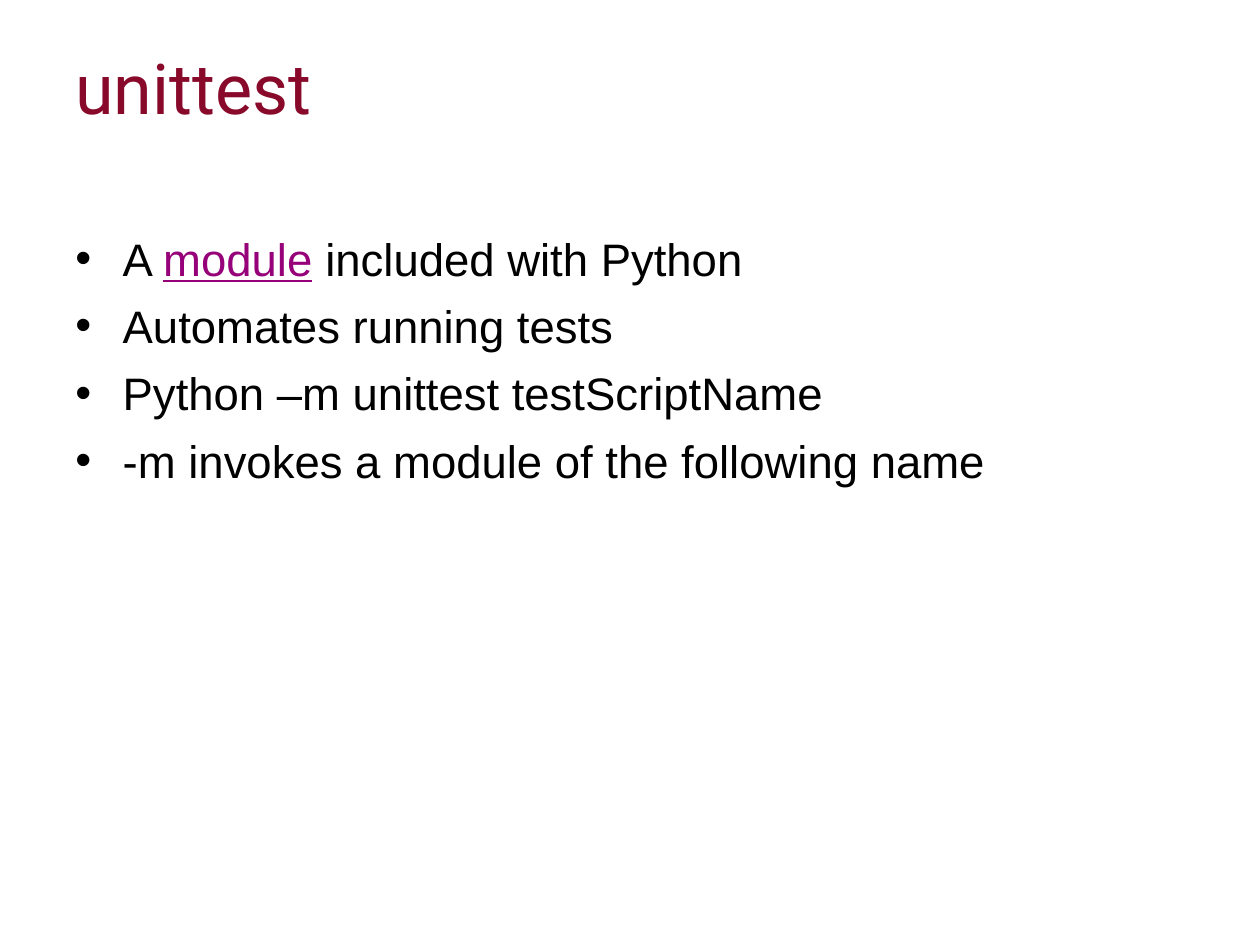
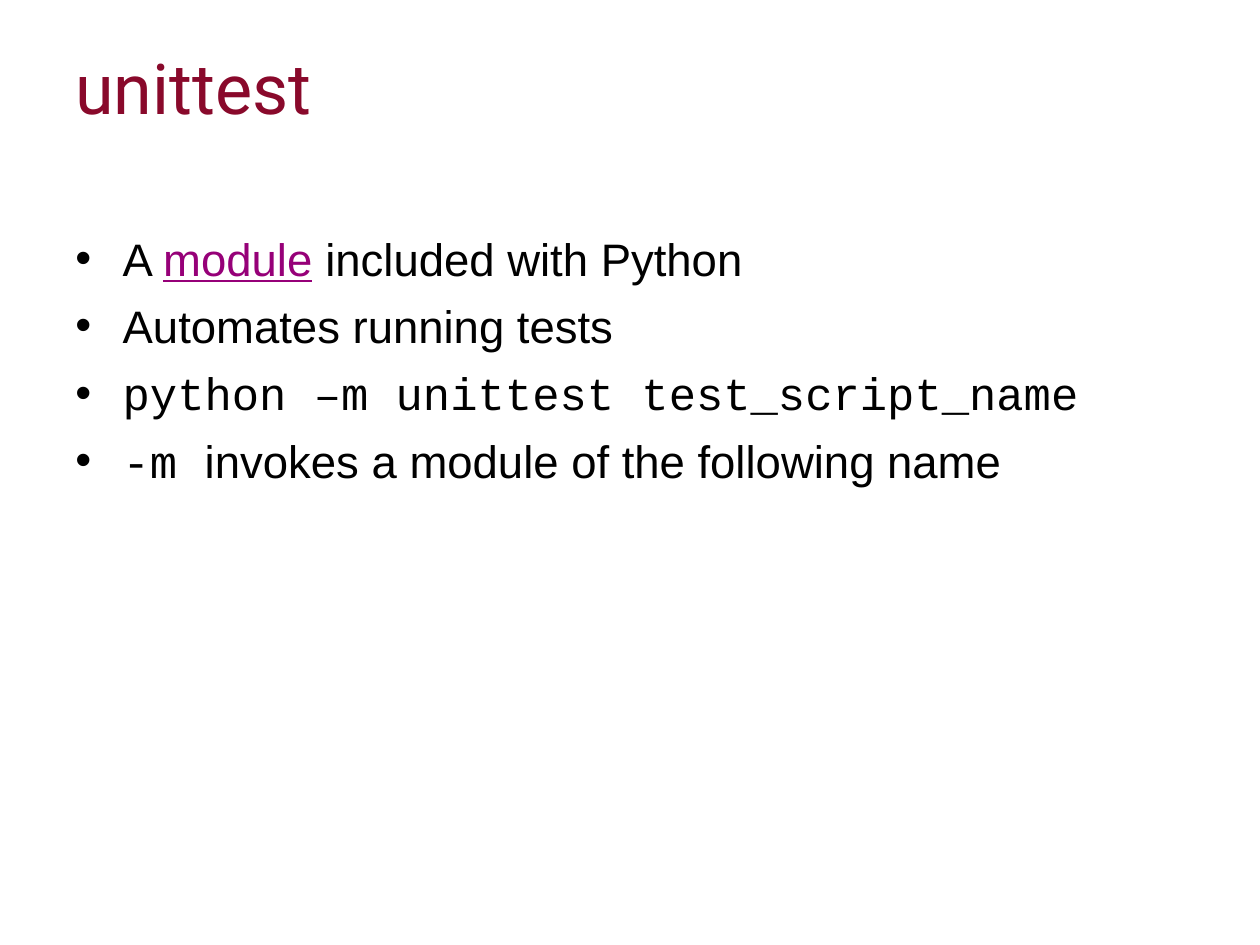
Before and after one commit to ImperialCollegeLondon/RCDS-managing-and-running-python-effectively, a slide deck: slide 27 of Managing and Running Python Effectively.pptx. Drawn at 1260x945 pixels with LibreOffice and Linux fonts; fonts in the diff are those of the drawing; background and template pictures are left out. Boxes give left, top, right and bottom in pixels: in the first picture for what was removed or moved away, otherwise in the second. Text is boxed around its words. In the diff, an @@ line names an element or a change of style, - is before the commit and + after.

Commit message:
Minor edit

```diff
--- a/Managing and Running Python Effectively.pptx
+++ b/Managing and Running Python Effectively.pptx
@@ text at (x1=123, y1=378, x2=1078, y2=420): text changed; font Arial to Courier New @@
-• Python –m unittest testScriptName
+• python –m unittest test_script_name
@@ text at (x1=123, y1=445, x2=1001, y2=487): font Arial to Courier New in "-m" @@
```
